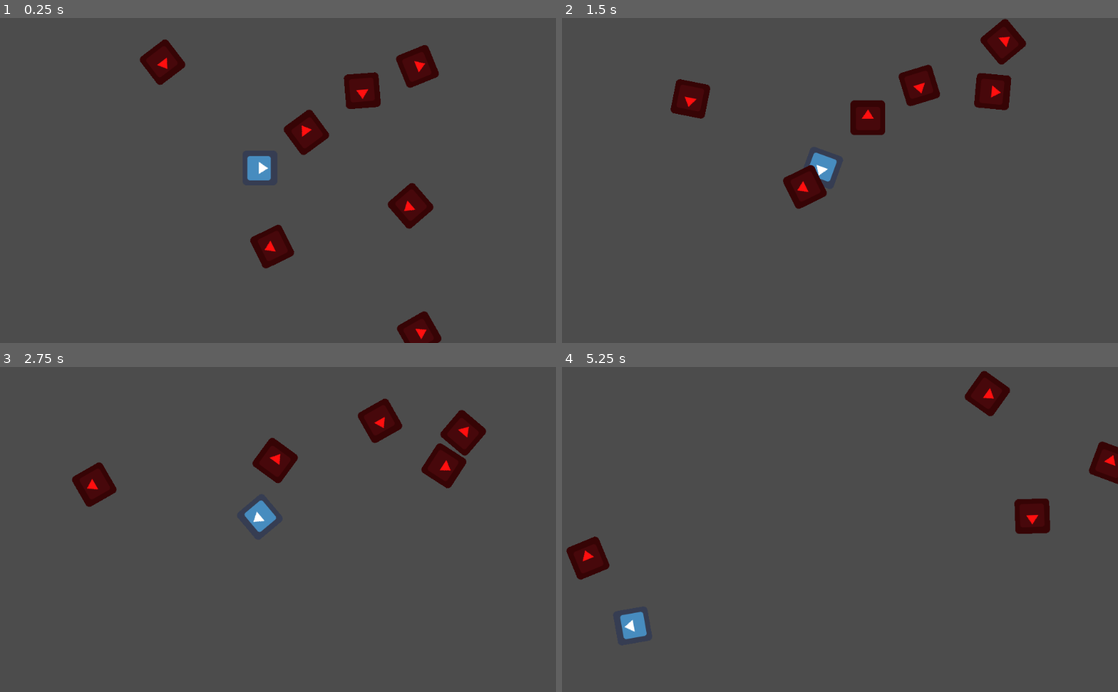
Above: before the commit, frames 1-4 (two rows, left to right).
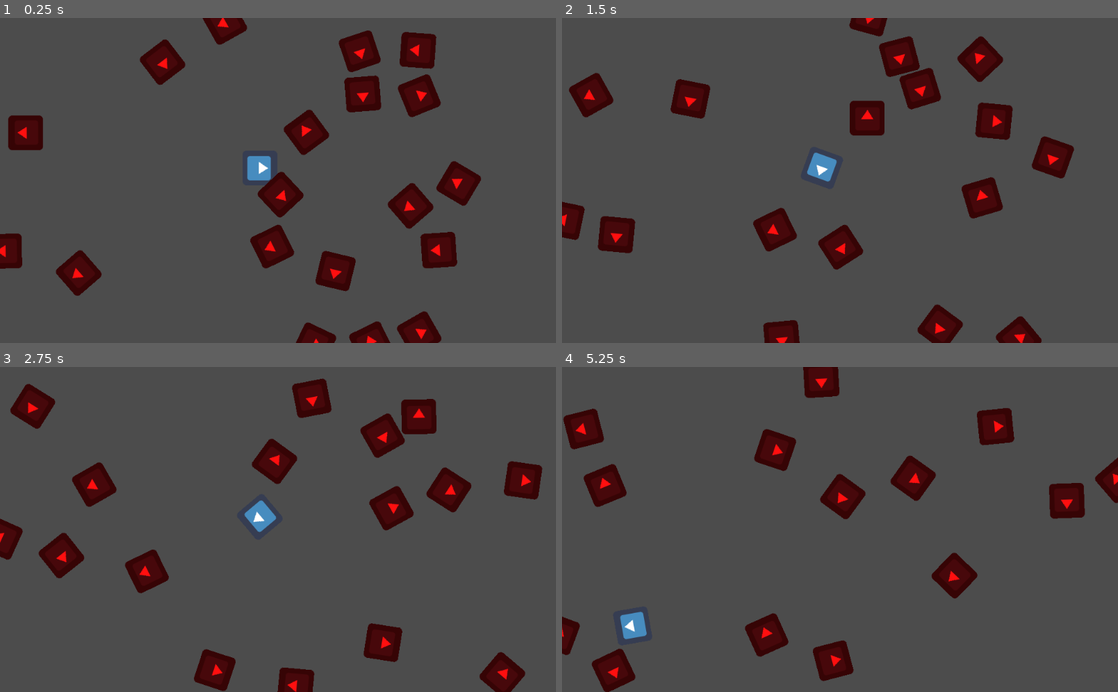
Above: after the commit, the same moments.

Repository: eugene-nguyen/NotAsteroids
Game: Godot game, scene res://World.tscn
The game is run twice, just before and just after one commit, with the same random seed, the same clock (stepped at 60 frames per second) and the same inputs. The engine's default icon, where the game draws it, is replaced by a stand-in: a white triangle on a blue panel in a dark square.
Inputs:
- Up to frame 1 (0.25 s): no input
- Up to frame 2 (1.5 s): tap Enter (ui_accept) at 0.5, 0.77 s; hold Right (ui_right) 0.53-1.28 s; hold Left (ui_left) from 1.28 s (still down)
- Up to frame 3 (2.75 s): tap Enter (ui_accept) at 1.52 s; release Left (ui_left) at 2.03 s; hold Right (ui_right) from 2.03 s (still down)
- Up to frame 4 (5.25 s): release Right (ui_right) at 2.78 s; hold Up (ui_up) 2.78-3.53 s; tap Enter (ui_accept) at 3.02, 3.77, 4.52 s; hold Left (ui_left) from 3.53 s (still down)

The runs differ from the first frame. In frame 1, 7.5% of the frame differs, in the area x 0-87%, y 0-100%; in frame 2, 9.9%; in frame 3, 9.9%; in frame 4, 11%, in the area x 0-100%, y 0-100%.
Error after the commit: Invalid operands 'Nil' and 'float' in operator '*'. (res://Enemy.gd:27)

Commit message:
more starting enemies

Diff:
--- a/World.gd
+++ b/World.gd
@@ -12,7 +12,7 @@
 # Called when the node enters the scene tree for the first time.
 func _ready():
 	rng.randomize()
-	enemyCount = rng.randi_range(6, 8)
+	enemyCount = rng.randi_range(15, 20)
 	var i = 0
 	while i < enemyCount:
 		var enemy_x_position = rng.randi_range(0, 3000)
--- a/World.tscn
+++ b/World.tscn
@@ -1,14 +1,17 @@
-[gd_scene load_steps=4 format=2]
+[gd_scene load_steps=6 format=2]
 
 [ext_resource path="res://icon.png" type="Texture" id=1]
 [ext_resource path="res://Player.gd" type="Script" id=2]
 [ext_resource path="res://World.gd" type="Script" id=3]
+[ext_resource path="res://Bullet.tscn" type="PackedScene" id=4]
+[ext_resource path="res://Enemy.tscn" type="PackedScene" id=5]
 
 [node name="World" type="Node"]
 script = ExtResource( 3 )
 
 [node name="Player" type="KinematicBody2D" parent="."]
 position = Vector2( 478.622, 276.808 )
+collision_layer = 0
 collision_mask = 0
 script = ExtResource( 2 )
 turn_speed = 200
@@ -20,3 +23,7 @@
 
 [node name="CollisionPolygon2D" type="CollisionPolygon2D" parent="Player"]
 polygon = PoolVector2Array( -25.9424, -31.6033, 26.2577, -31.1955, 30.7436, -27.1174, 31.1514, 25.8983, 27.8889, 30.792, -25.1267, 31.1998, -30.6322, 27.1217, -31.2439, -26.5057 )
+
+[node name="Enemy" parent="." instance=ExtResource( 5 )]
+
+[node name="Bullet" parent="." instance=ExtResource( 4 )]
